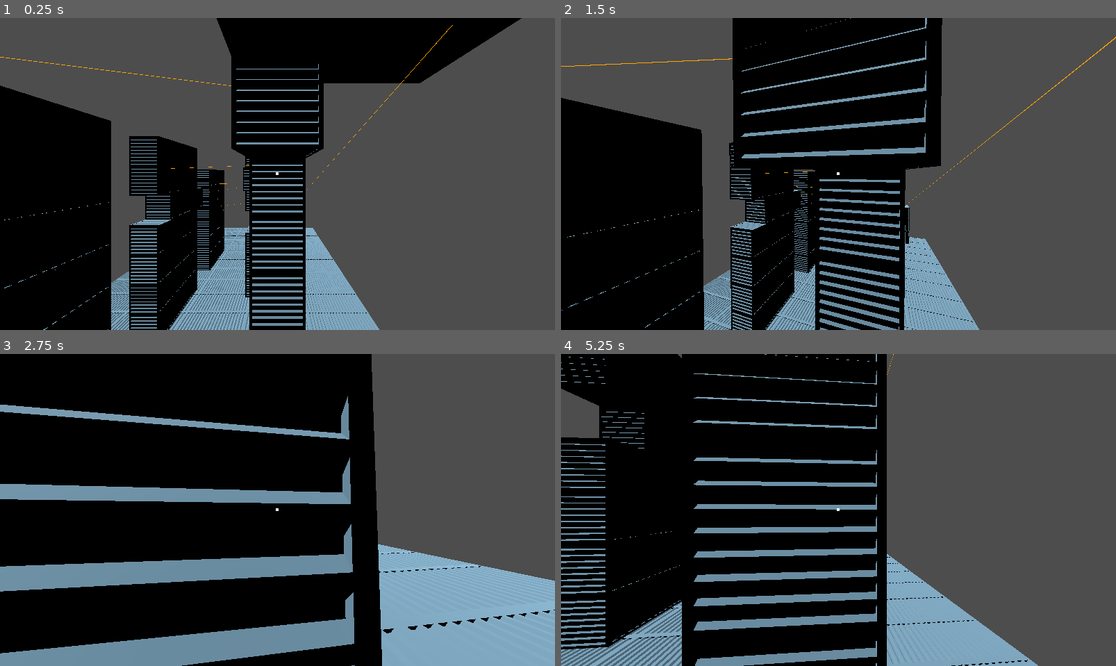
Above: before the commit, frames 1-4 (two rows, left to right).
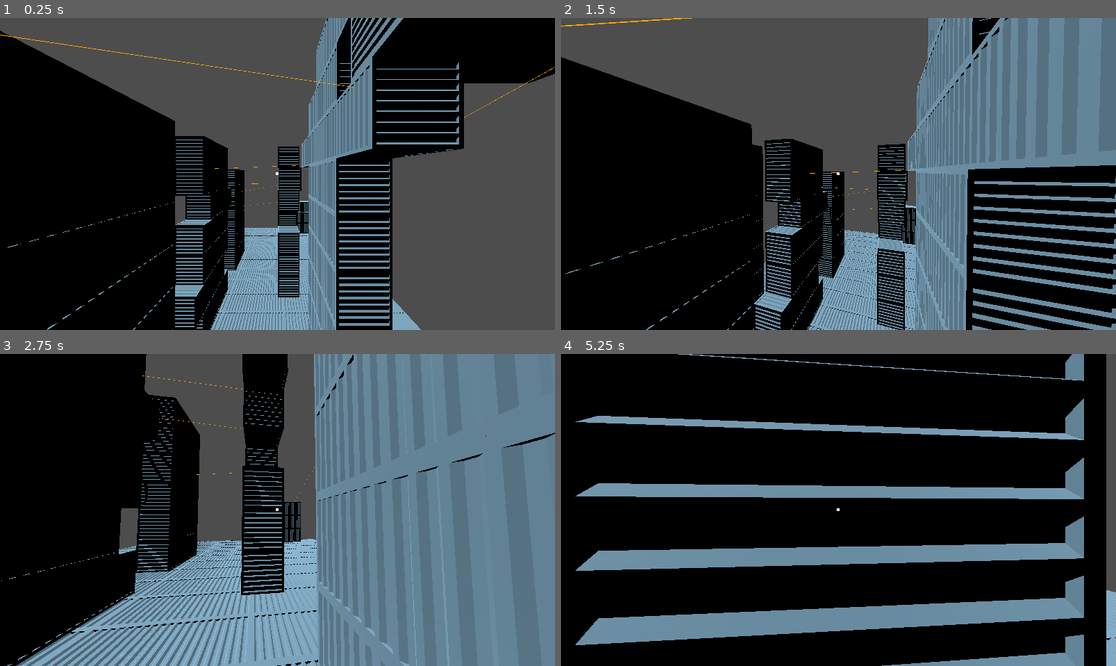
Above: after the commit, the same moments.

Repository: Alex-Fischman/Shipyard
Game: Godot game, scene res://Scenes/Main.tscn
Same seed, same stepped clock (60 frames per second), same inputs: the game is played once before the commit and once after it.
Inputs (mouse positions are in pixels of both pictures, inside the frame that each line leads up to):
- Up to frame 1 (0.25 s): no input
- Up to frame 2 (1.5 s): tap Enter at 0.5 s; move the mouse to (866, 174) at 0.52 s; hold Space (jump) 0.53-1.28 s; hold W (move_forward) from 0.53 s (still down); click (866, 174) at 0.67 s; move the mouse to (810, 174) at 1.27 s; tap Space (jump) at 1.35 s
- Up to frame 3 (2.75 s): keep holding W (move_forward); tap Space (jump) at 1.52, 1.82 s; move the mouse to (288, 503) at 2.02 s; hold Space (jump) from 2.03 s (still down)
- Up to frame 4 (5.25 s): keep holding W (move_forward); move the mouse to (832, 516) at 2.77 s; release Space (jump) at 2.78 s; tap Space (jump) at 2.85, 3.02, 3.32, 4.35, 4.52, 4.82 s; click (832, 516) at 2.92 s; move the mouse to (877, 513) at 3.52 s; hold Space (jump) 3.53-4.28 s; move the mouse to (794, 506) at 4.27 s; move the mouse to (844, 510) at 5.02 s; hold Space (jump) from 5.03 s (still down); click (844, 510) at 5.17 s

The runs differ from the first frame. In frame 1, 42% of the frame differs, in the area x 0-100%, y 0-100%; in frame 2, 65%; in frame 3, 71%; in frame 4, 57%.

Commit message:
Jump buffering, improved walljump physics

Diff:
--- a/Scenes/Main.tscn
+++ b/Scenes/Main.tscn
@@ -8,7 +8,7 @@
 [node name="Main" type="Node3D"]
 
 [node name="Player" parent="." instance=ExtResource("2_h3igg")]
-transform = Transform3D(-1, 0, 8.74228e-08, 0, 1, 0, -8.74228e-08, 0, -1, -5, 11, -15)
+transform = Transform3D(-1, 0, 8.74228e-08, 0, 1, 0, -8.74228e-08, 0, -1, -1.93788, 11, -15)
 
 [node name="Sunlight" type="DirectionalLight3D" parent="."]
 transform = Transform3D(-4.37114e-08, -0.866025, 0.5, 0, 0.5, 0.866025, -1, 3.78552e-08, -2.18557e-08, 0, 10, 0)
@@ -133,11 +133,53 @@
 [node name="Crate29" parent="." instance=ExtResource("1_kqox6")]
 transform = Transform3D(-4.37114e-08, 0, 1, 0, 1, 0, -1, 0, -4.37114e-08, 4, 13, -10)
 
+[node name="Crate56" parent="." instance=ExtResource("1_kqox6")]
+transform = Transform3D(-4.37114e-08, 0, 1, 0, 1, 0, -1, 0, -4.37114e-08, 8, 1, -10)
+
+[node name="Crate57" parent="." instance=ExtResource("1_kqox6")]
+transform = Transform3D(-4.37114e-08, 0, 1, 0, 1, 0, -1, 0, -4.37114e-08, 8, 3, -10)
+
+[node name="Crate58" parent="." instance=ExtResource("1_kqox6")]
+transform = Transform3D(-4.37114e-08, 0, 1, 0, 1, 0, -1, 0, -4.37114e-08, 8, 5, -10)
+
+[node name="Crate59" parent="." instance=ExtResource("1_kqox6")]
+transform = Transform3D(-4.37114e-08, 0, 1, 0, 1, 0, -1, 0, -4.37114e-08, 8, 7, -10)
+
+[node name="Crate60" parent="." instance=ExtResource("1_kqox6")]
+transform = Transform3D(-4.37114e-08, 0, 1, 0, 1, 0, -1, 0, -4.37114e-08, 8, 9, -10)
+
+[node name="Crate61" parent="." instance=ExtResource("1_kqox6")]
+transform = Transform3D(-4.37114e-08, 0, 1, 0, 1, 0, -1, 0, -4.37114e-08, 8, 11, -10)
+
+[node name="Crate62" parent="." instance=ExtResource("1_kqox6")]
+transform = Transform3D(-4.37114e-08, 0, 1, 0, 1, 0, -1, 0, -4.37114e-08, 8, 13, -10)
+
+[node name="Crate63" parent="." instance=ExtResource("1_kqox6")]
+transform = Transform3D(-4.37114e-08, 0, 1, 0, 1, 0, -1, 0, -4.37114e-08, 8, 1, -5)
+
+[node name="Crate64" parent="." instance=ExtResource("1_kqox6")]
+transform = Transform3D(-4.37114e-08, 0, 1, 0, 1, 0, -1, 0, -4.37114e-08, 8, 3, -5)
+
+[node name="Crate65" parent="." instance=ExtResource("1_kqox6")]
+transform = Transform3D(-4.37114e-08, 0, 1, 0, 1, 0, -1, 0, -4.37114e-08, 8, 5, -5)
+
+[node name="Crate66" parent="." instance=ExtResource("1_kqox6")]
+transform = Transform3D(-4.37114e-08, 0, 1, 0, 1, 0, -1, 0, -4.37114e-08, 8, 7, -5)
+
+[node name="Crate67" parent="." instance=ExtResource("1_kqox6")]
+transform = Transform3D(-4.37114e-08, 0, 1, 0, 1, 0, -1, 0, -4.37114e-08, 8, 9, -5)
+
+[node name="Crate68" parent="." instance=ExtResource("1_kqox6")]
+transform = Transform3D(-4.37114e-08, 0, 1, 0, 1, 0, -1, 0, -4.37114e-08, 8, 11, -5)
+
+[node name="Crate69" parent="." instance=ExtResource("1_kqox6")]
+transform = Transform3D(-4.37114e-08, 0, 1, 0, 1, 0, -1, 0, -4.37114e-08, 8, 13, -5)
+
 [node name="Crate30" parent="." instance=ExtResource("1_kqox6")]
 transform = Transform3D(-4.37114e-08, 0, 1, 0, 1, 0, -1, 0, -4.37114e-08, 4, 1, -2)
 
 [node name="Crate31" parent="." instance=ExtResource("1_kqox6")]
-transform = Transform3D(-4.37114e-08, 0, 1, 0, 1, 0, -1, 0, -4.37114e-08, 4, 3, -2)
+transform = Transform3D(-4.37114e-08, 0, 1, 0, 1, 0, -1, 0, -4.37114e-08, 4, 3, -3)
 
 [node name="Crate32" parent="." instance=ExtResource("1_kqox6")]
 transform = Transform3D(-4.37114e-08, 0, 1, 0, 1, 0, -1, 0, -4.37114e-08, 4, 5, -2)
--- a/Scripts/Player.gd
+++ b/Scripts/Player.gd
@@ -10,12 +10,19 @@
 var ROPE_WITH_ENDPOINTS: PackedScene = preload("res://Scenes/RopeWithEndpoints.tscn")
 
 var mouse_down: bool = false
+var jump_pressed: bool = false
+
 var current_target: Node3D = null
 var grapple_rope: Node3D = null
 var grapple_point: Vector3
 var rope_length: float
 
 func _physics_process(delta: float) -> void:
+	if not Input.is_action_pressed("jump"):
+		jump_pressed = false
+	if Input.is_action_just_pressed("jump"):
+		jump_pressed = true
+
 	var MOVE_SPEED: float = JUMP_DIST / JUMP_TIME
 	var MOVE_FRICTION: float = MOVE_ACCEL / MOVE_SPEED
 	var AIR_MOVE_FRICTION: float = MOVE_SPEED / AIR_MOVE_ACCEL
@@ -26,8 +33,9 @@
 	velocity.y = 0
 
 	if self.is_on_floor():
-		if Input.is_action_just_pressed("jump"):
+		if jump_pressed:
 			vertical = JUMP_IMPULSE
+			jump_pressed = false
 		else:
 			vertical = 0
 	else:
@@ -41,9 +49,11 @@
 
 	self.velocity.y = vertical
 
-	if self.is_on_wall_only() and Input.is_action_just_pressed("jump"):
-		self.velocity.y += JUMP_IMPULSE / 2
+	if self.is_on_wall_only() and jump_pressed:
+		self.velocity.y = JUMP_IMPULSE / 2
+		self.velocity -= self.velocity.project(self.get_wall_normal())
 		self.velocity += JUMP_IMPULSE / 2 * self.get_wall_normal()
+		jump_pressed = false
 
 	if mouse_down:
 		if current_target == null:
